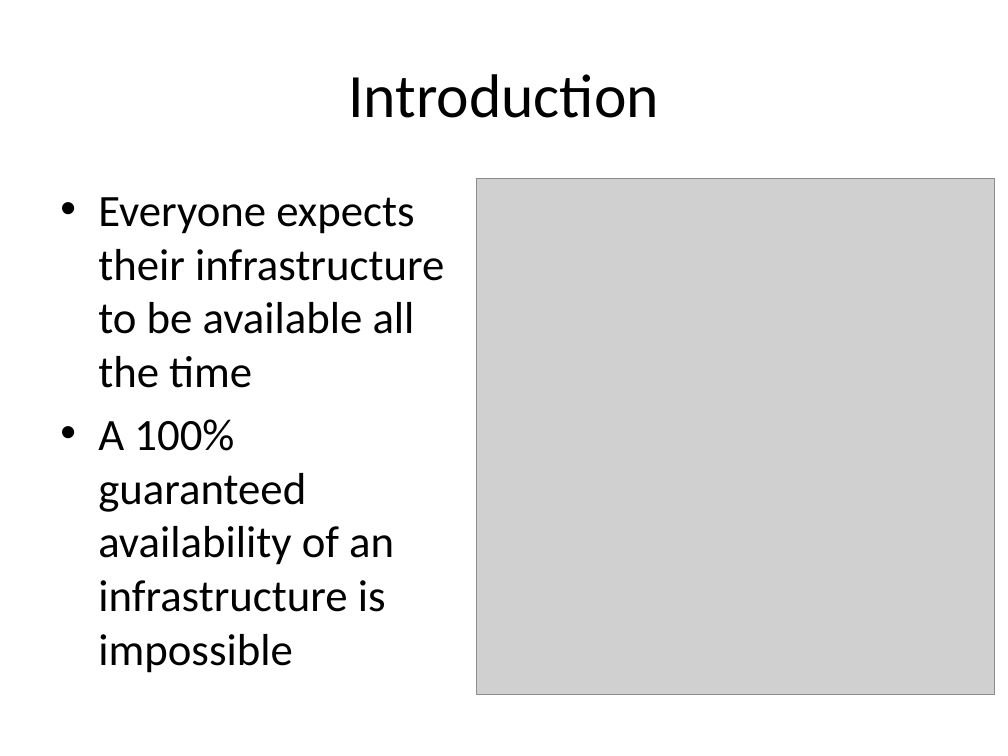
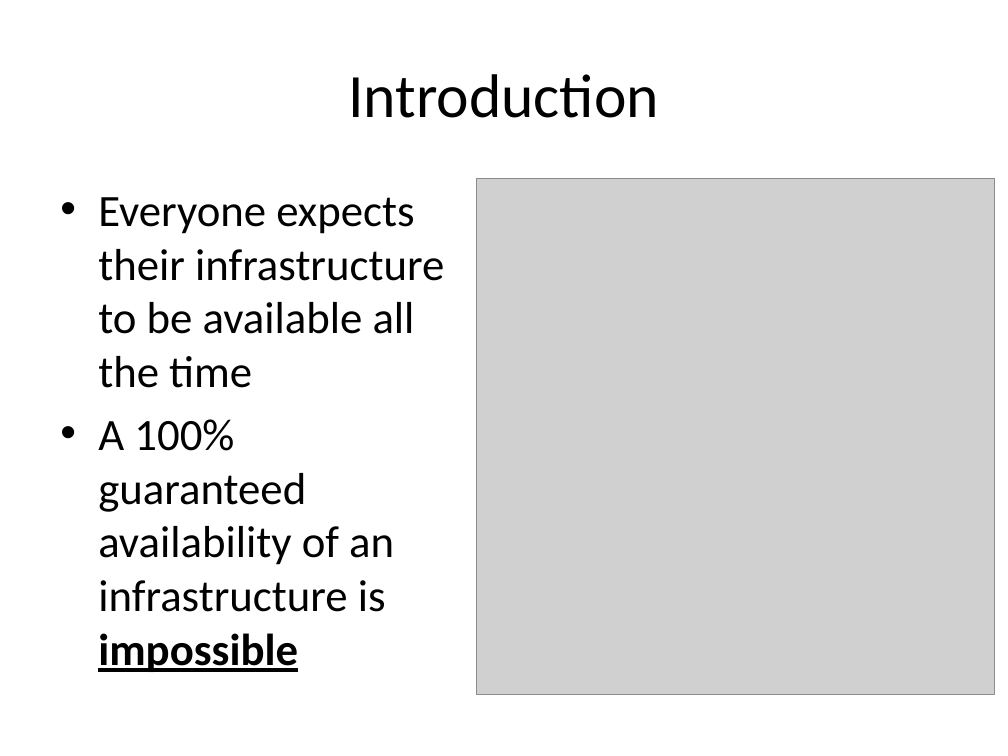
Before and after one commit to SannioEvolution/Material, a slide deck: slide 2 of 18 - Major Causes of Maintenance Problems- Infrastructure code smells.pptx. Drawn at 1008x756 pixels with LibreOffice and Linux fonts; fonts in the diff are those of the drawing; grey boxes stand for pictures. Boxes give left, top, right and bottom in pixels: in the first picture for what was removed or moved away, otherwise in the second. Text is boxed around its words. In the diff, an @@ line names an element or a change of style, - is before the commit and + after.

```diff
--- a/18 - Major Causes of Maintenance Problems- Infrastructure code smells.pptx
+++ b/18 - Major Causes of Maintenance Problems- Infrastructure code smells.pptx
@@ text at [98, 419, 394, 672]: bold on, underline on in "impossible" @@
```
Also in this commit, not shown: 6 other slides changed, 4 slides added, 2 slides removed.
